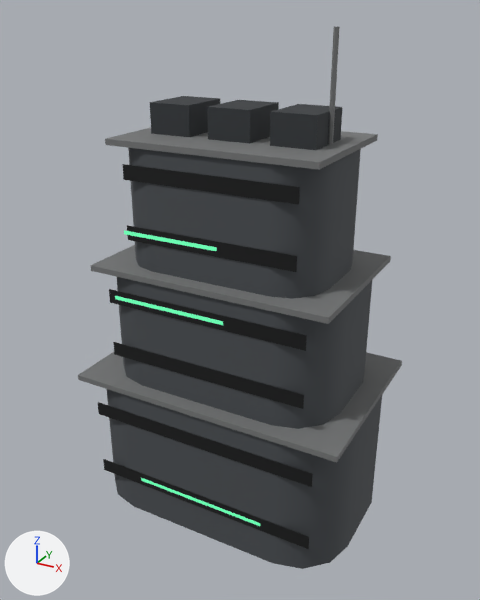
A saved change to the glTF model assets/environments/vita/vta_env_massing_block_a.glb.
Rendered twice from a 50 mm lens placed at (6.28, -11.57, 10.63), pointed at (-0.01, -0.13, 4.91). The axes (+X, +Y, +Z) are drawn at lower left. The lights are the same throughout. The picture after the commit comes second. Where no turn or scale is listed for an object, it has been applied to the vertices. Vertices at exactly the same position are counted once.

Names of what the first picture shows: 'mesh_intact'.
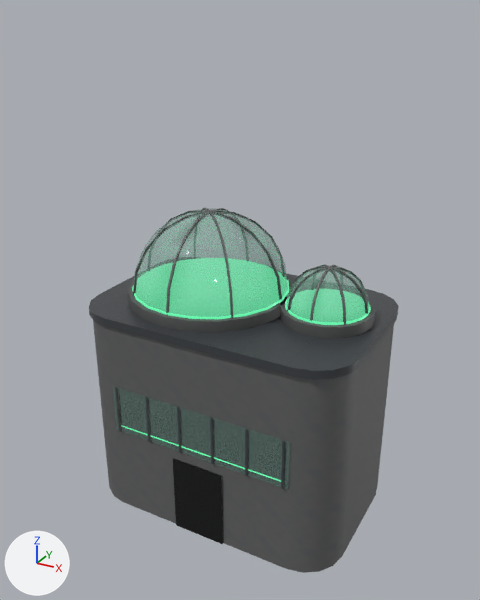
What differs and where, as boxes (x1, y1, x2, y2) in the pictures (480 x 600 px):
'mesh_intact', surface changed, reshaped (33% shorter): before (78, 27, 402, 569); after (89, 208, 399, 573)
part 1 of me_mesh_intact, added: after (121, 425, 281, 482)
part 2 of me_mesh_intact, added (green): after (132, 258, 289, 319)
part 3 of me_mesh_intact, added (green): after (285, 289, 371, 325)
part 4 of me_mesh_intact, added: after (128, 265, 294, 333)
part 5 of me_mesh_intact, added: after (280, 290, 376, 339)
part 6 of me_mesh_intact, added: after (115, 388, 122, 432)
part 7 of me_mesh_intact, added: after (145, 397, 151, 442)
part 8 of me_mesh_intact, added: after (177, 407, 182, 453)
part 9 of me_mesh_intact, added: after (210, 418, 214, 464)
part 10 of me_mesh_intact, added: after (245, 429, 249, 476)
part 11 of me_mesh_intact, added: after (281, 440, 286, 489)
part 12 of me_mesh_intact, added: after (173, 459, 223, 544)
part 13 of me_mesh_intact, rebuilt: before (107, 389, 382, 569); after (93, 321, 394, 573)
part 14 of me_mesh_intact, deleted: before (78, 27, 402, 549)
part 15 of me_mesh_intact, cut back: before (90, 148, 391, 429); after (89, 208, 399, 380)

The change, as a list of edits to the scene's bpy script:
```text
Change mat_mat_glass_polymer_vta:
    remove # nodes: BsdfPrincipled, OutputMaterial
    remove # colours: dark grey #494e52
    nodes: BsdfPrincipled, Math, Mix x2, NormalMap, OutputMaterial, SeparateColor, TexImage x3, VertexColor
    colours: grey #828180, mixed with the vertex colours
    uses the picture img_shr_mat_frosted_polymer_a_albedo
    uses the picture img_shr_mat_frosted_polymer_a_normal
    uses the picture img_shr_mat_frosted_polymer_a_orm
Add mat_mat_glass_polymer_vta_frame:
    mat_mat_glass_polymer_vta_frame = bpy.data.materials.new('mat_glass_polymer_vta_frame')
    # colours: dark grey #61636b, mixed with the vertex colours
    # uses the picture img_vta_mat_reinforced_steel_a_albedo
    # uses the picture img_vta_mat_reinforced_steel_a_normal
    # uses the picture img_vta_mat_reinforced_steel_a_orm
Add mat_glass_clear_vta:
    mat_glass_clear_vta = bpy.data.materials.new('glass_clear_vta')
    # nodes: BsdfPrincipled, Math, Mix, OutputMaterial, VertexColor
    # colours: greyish green #8fb3a8, mixed with the vertex colours
Change me_mesh_intact:
    remove me_mesh_intact.from_pydata(...)  # 228 vertices, 380 faces; spans x -3.05..3.05, y -2.05..2.05, z 0.0..10.33
    add me_mesh_intact.from_pydata(...)  # 946 vertices, 1792 faces; spans x -3.05..3.05, y -2.05..2.05, z 0.0..6.74
    me_mesh_intact part 1: a new loose piece, a box spanning x -1.98..1.98, y -2.026..-2.022, z 2.185..2.215, in mat_emit_green_vta
    me_mesh_intact part 2: a new loose piece, a 20-sided cylinder along z spanning x -2.52..0.92, y -1.72..1.72, z 5.015..5.065, in mat_emit_green_vta
    me_mesh_intact part 3: a new loose piece, a 20-sided cylinder along z spanning x 0.98..2.72, y -0.67..1.07, z 5.015..5.065, in mat_emit_green_vta
    me_mesh_intact part 4: a new loose piece, a 20-sided cylinder along z spanning x -2.62..1.02, y -1.82..1.82, z 4.78..5.02, in mat_mat_glass_polymer_vta
    me_mesh_intact part 5: a new loose piece, a 20-sided cylinder along z spanning x 0.88..2.82, y -0.77..1.17, z 4.78..5.02, in mat_mat_glass_polymer_vta
    me_mesh_intact part 6: a new loose piece, a box spanning x -2.005..-1.955, y -2.05..-2.01, z 2.05..3.15, in mat_mat_glass_polymer_vta_frame
    me_mesh_intact part 7: a new loose piece, a box spanning x -1.213..-1.163, y -2.05..-2.01, z 2.05..3.15, in mat_mat_glass_polymer_vta_frame
    me_mesh_intact part 8: a new loose piece, a box spanning x -0.421..-0.371, y -2.05..-2.01, z 2.05..3.15, in mat_mat_glass_polymer_vta_frame
    me_mesh_intact part 9: a new loose piece, a box spanning x 0.371..0.421, y -2.05..-2.01, z 2.05..3.15, in mat_mat_glass_polymer_vta_frame
    me_mesh_intact part 10: a new loose piece, a box spanning x 1.163..1.213, y -2.05..-2.01, z 2.05..3.15, in mat_mat_glass_polymer_vta_frame
    me_mesh_intact part 11: a new loose piece, a box spanning x 1.955..2.005, y -2.05..-2.01, z 2.05..3.15, in mat_mat_glass_polymer_vta_frame
    me_mesh_intact part 12: a new loose piece, a box spanning x -0.6..0.6, y -2.04..-2.0, z 0.0..1.8, in mat_trim_internal_vta
    me_mesh_intact part 13: the loose piece of 32 vertices spanning x -3.0..3.0, y -2.0..2.0, z 0.0..3.07 is rebuilt with 40 vertices and now spans x -3.0..3.0, y -2.0..2.0, z 0.0..4.6
    me_mesh_intact part 14: 13 loose pieces with 108 vertices, spanning x -3.05..3.05, y -2.05..2.05, z 0.77..10.33, are deleted
    me_mesh_intact part 15: 88 vertices removed from x -2.63..2.63, y -1.77..1.77, z 3.19..8.21; 674 vertices added at x -3.05..3.05, y -2.05..2.05, z 4.6..6.74
    other edits to the shape of me_mesh_intact do not show in these pictures
    remove me_mesh_intact.materials.append(mat_trim_trim_vta)  # grey #757777
    remove me_mesh_intact.materials.append(mat_trim_dark_vta)  # dark grey #313539
    add me_mesh_intact.materials.append(mat_glass_clear_vta)
    add me_mesh_intact.materials.append(mat_mat_glass_polymer_vta_frame)
```
